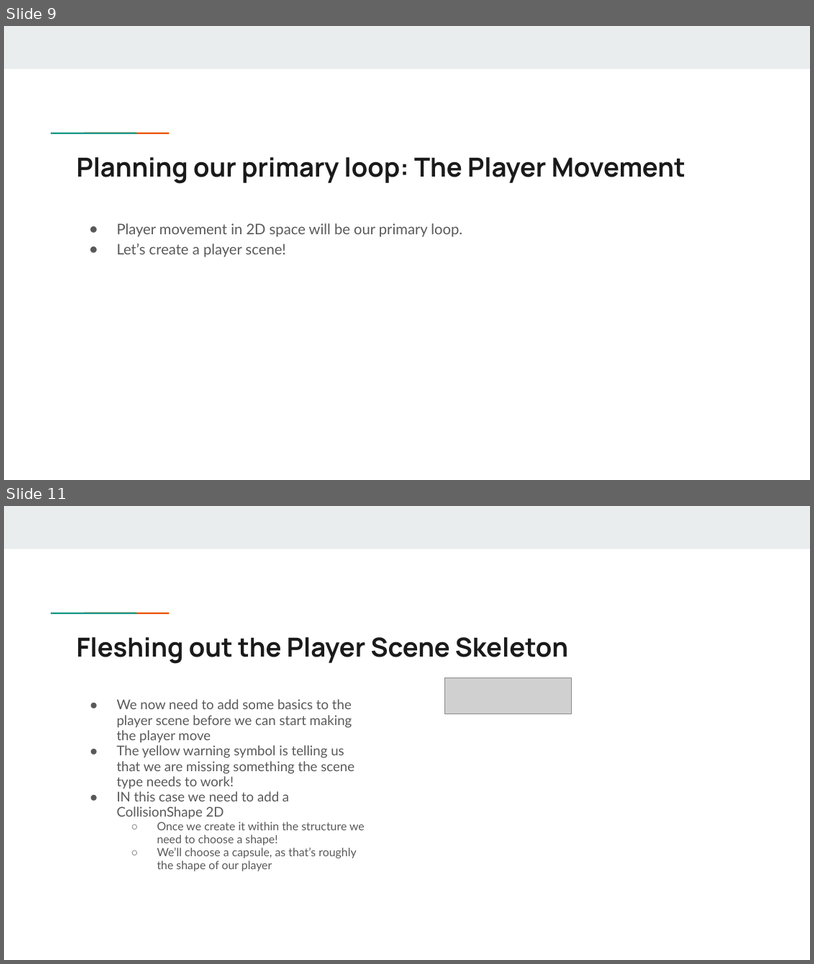
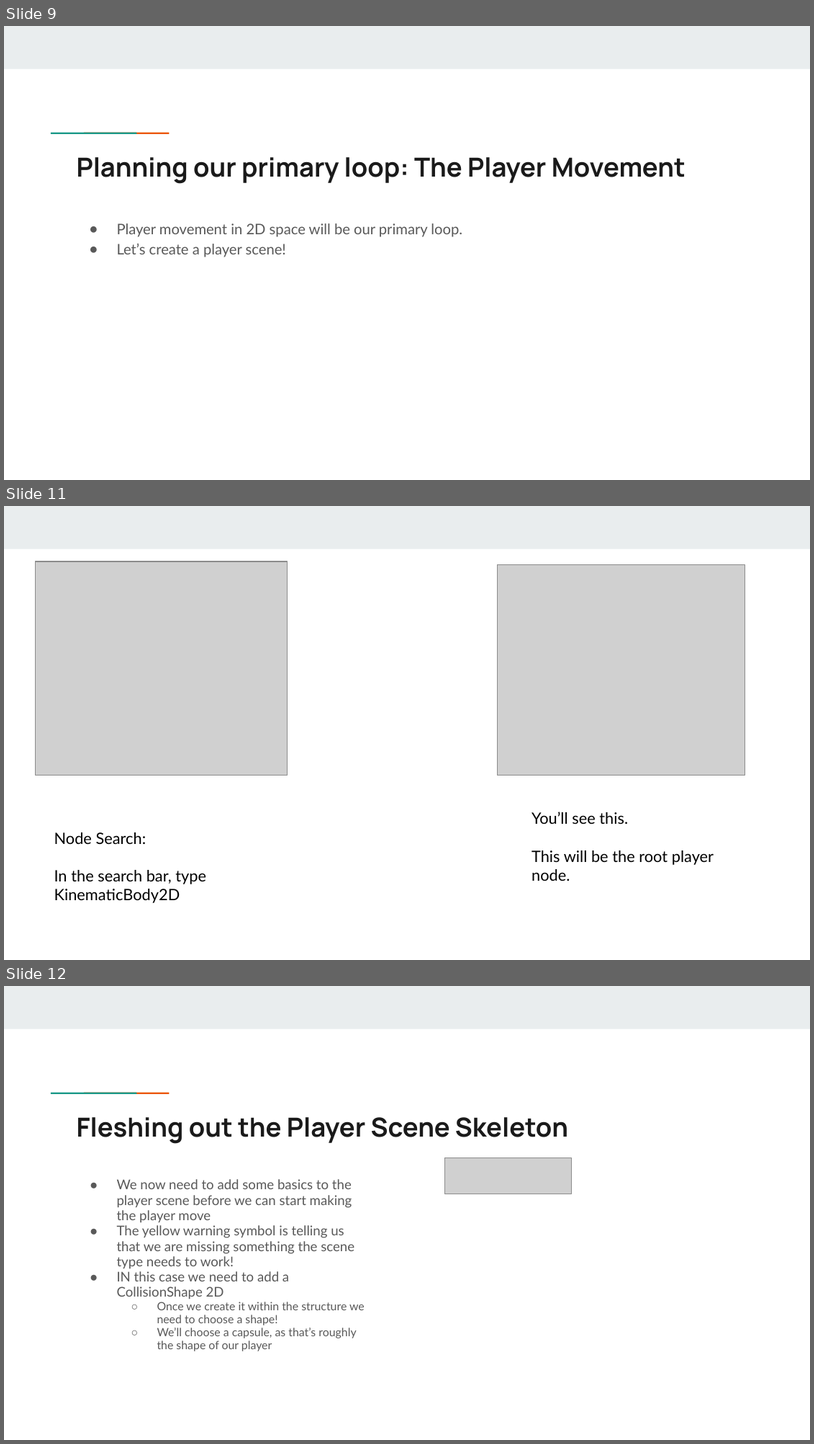
Before and after one commit to dospaceomaha/Game-Design-Fundamentals-Bootcamp, a slide deck: Session1/Getting Started Session 1 - Slides.pptx. Shown one above the other, each under a label of ours: slides 9 and 11 before the commit, slides 9, 11 and 12 after it; the slides between them are not shown. The pictures are 814x964 and 814x1444 pixels, drawn with LibreOffice and Linux fonts; fonts in the diff are those of the drawing; grey boxes stand for pictures. Boxes give left, top, right and bottom in pixels: in the first picture for what was removed or moved away, otherwise in the second. Text is boxed around its words. In the diff, an @@ line names an element or a change of style, - is before the commit and + after.

```diff
--- a/Session1/Getting Started Session 1 - Slides.pptx
+++ b/Session1/Getting Started Session 1 - Slides.pptx
@@ slide 11 added at bbox=[4, 506, 810, 960], background #FFFFFF; not listed: 1 template element that a slide beside it also shows @@
@@ picture added at bbox=[36, 561, 288, 775] @@
@@ picture added at bbox=[497, 565, 746, 775] @@
@@ text added at bbox=[532, 811, 714, 880], 14 pt, text #000000 @@
+You’ll see this.
+This will be the root player node.
@@ text added at bbox=[54, 832, 206, 903], 14 pt, text #000000 @@
+Node Search:
+In the search bar, type KinematicBody2D
@@ what was slide 11 is now slide 12 @@
```
Also in this commit, not shown: 1 slide changed, 5 other slides added, 1 other file.
